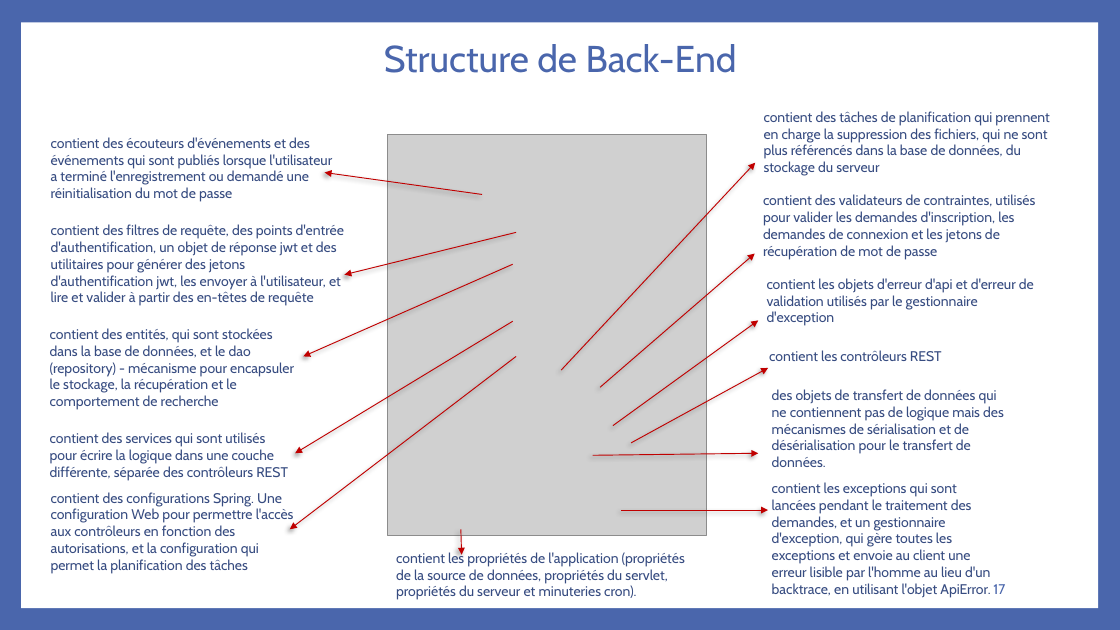
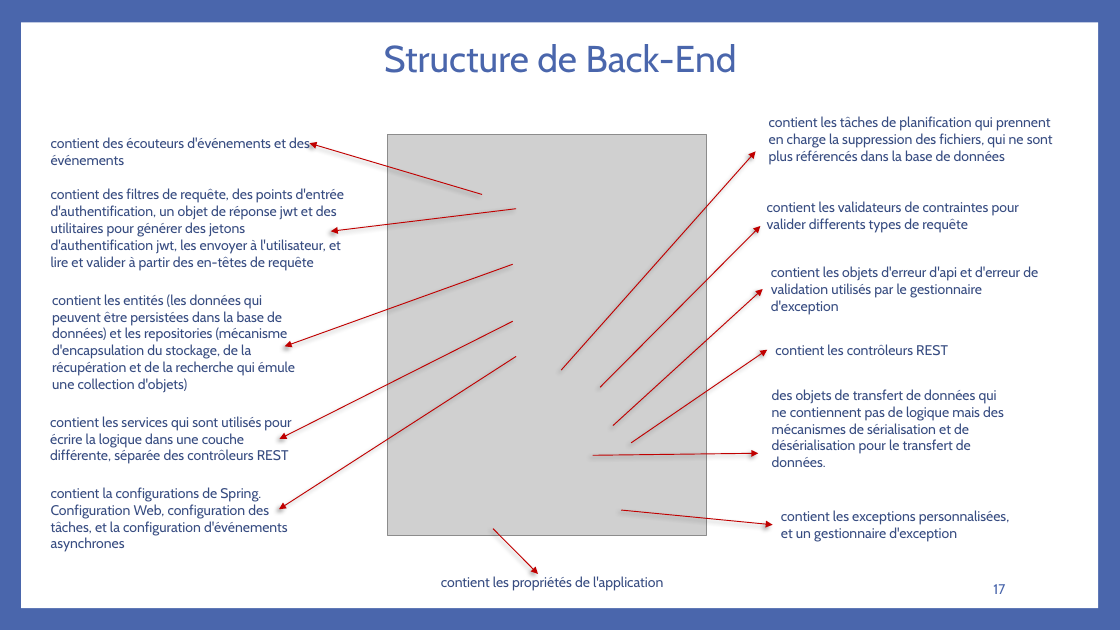
Before and after one commit to bakedpotato191/projet, a slide deck: slide 17 of rapport.PPTX. Drawn at 1120x630 pixels with LibreOffice and Linux fonts; fonts in the diff are those of the drawing; grey boxes stand for pictures. Boxes give left, top, right and bottom in pixels: in the first picture for what was removed or moved away, otherwise in the second. Text is boxed around its words. In the diff, an @@ line names an element or a change of style, - is before the commit and + after.

```diff
--- a/rapport.PPTX
+++ b/rapport.PPTX
@@ text at (769, 116, 1053, 165): text changed @@
-contient des tâches de planification qui prennent en charge la suppression des fichiers, qui ne sont plus référencés dans la base de données, du stockage du serveur
+contient les tâches de planification qui prennent en charge la suppression des fichiers, qui ne sont plus référencés dans la base de données
@@ text at (51, 137, 310, 165): text changed @@
-contient des écouteurs d'événements et des événements qui sont publiés lorsque l'utilisateur a terminé l'enregistrement ou demandé une réinitialisation du mot de passe
+contient des écouteurs d'événements et des événements
@@ arrow moved from (482, 195) - (324, 172) to (482, 195) - (310, 144) @@
@@ arrow moved from (561, 371) - (755, 163) to (561, 371) - (756, 151) @@
@@ text "contient des filtres de requête, ...": place and size @@
-text "contient des filtres de requête, ..." at (51, 224, 344, 306)
+text "contient des filtres de requête, ..." at (51, 188, 344, 271)
@@ arrow moved from (516, 233) - (344, 275) to (516, 208) - (331, 231) @@
@@ text at (767, 201, 1019, 233): text changed @@
-contient des validateurs de contraintes, utilisés pour valider les demandes d'inscription, les demandes de connexion et les jetons de récupération de mot de passe
+contient les validateurs de contraintes pour valider differents types de requête
@@ arrow moved from (600, 387) - (755, 254) to (600, 387) - (760, 226) @@
@@ arrow moved from (513, 265) - (303, 356) to (513, 265) - (285, 346) @@
@@ text "contient les objets d'erreur d'api ...": place and size @@
-text "contient les objets d'erreur d'api ..." at (767, 278, 1034, 326)
+text "contient les objets d'erreur d'api ..." at (771, 266, 1038, 315)
@@ text at (52, 294, 295, 393): text changed @@
-contient des entités, qui sont stockées dans la base de données, et le dao (repository) - mécanisme pour encapsuler le stockage, la récupération et le comportement de recherche
+contient les entités (les données qui peuvent être persistées dans la base de données) et les repositories (mécanisme d'encapsulation du stockage, de la récupération et de la recherche qui émule une collection d'objets)
@@ arrow moved from (613, 426) - (759, 320) to (613, 426) - (763, 289) @@
@@ arrow moved from (513, 321) - (295, 454) to (513, 321) - (280, 439) @@
@@ arrow moved from (516, 356) - (290, 529) to (516, 356) - (279, 509) @@
@@ arrow moved from (631, 443) - (768, 368) to (631, 443) - (767, 350) @@
@@ text "contient les contrôleurs REST": place and size @@
-text "contient les contrôleurs REST" at (769, 350, 942, 361)
+text "contient les contrôleurs REST" at (775, 344, 948, 355)
@@ text at (50, 416, 291, 464): text changed @@
-contient des services qui sont utilisés pour écrire la logique dans une couche différente, séparée des contrôleurs REST
+contient les services qui sont utilisés pour écrire la logique dans une couche différente, séparée des contrôleurs REST
@@ text at (51, 487, 288, 552): text changed @@
-contient des configurations Spring. Une configuration Web pour permettre l'accès aux contrôleurs en fonction des autorisations, et la configuration qui permet la planification des tâches
+contient la configurations de Spring. Configuration Web, configuration des tâches, et la configuration d'événements asynchrones
@@ arrow moved from (461, 529) - (462, 555) to (493, 528) - (538, 574) @@
@@ arrow moved from (622, 510) - (768, 510) to (622, 510) - (773, 525) @@
@@ text at (781, 510, 1009, 542): text changed @@
-contient les exceptions qui sont lancées pendant le traitement des demandes, et un gestionnaire d'exception, qui gère toutes les exceptions et envoie au client une erreur lisible par l'homme au lieu d'un backtrace, en utilisant l'objet ApiError.
+contient les exceptions personnalisées, et un gestionnaire d'exception
@@ text at (441, 576, 663, 591): text changed @@
-contient les propriétés de l'application (propriétés de la source de données, propriétés du servlet, propriétés du serveur et minuteries cron).
+contient les propriétés de l'application
```
Also in this commit, not shown: 1 other slide changed, 1 slide added, 1 slide removed, 32 other files.
